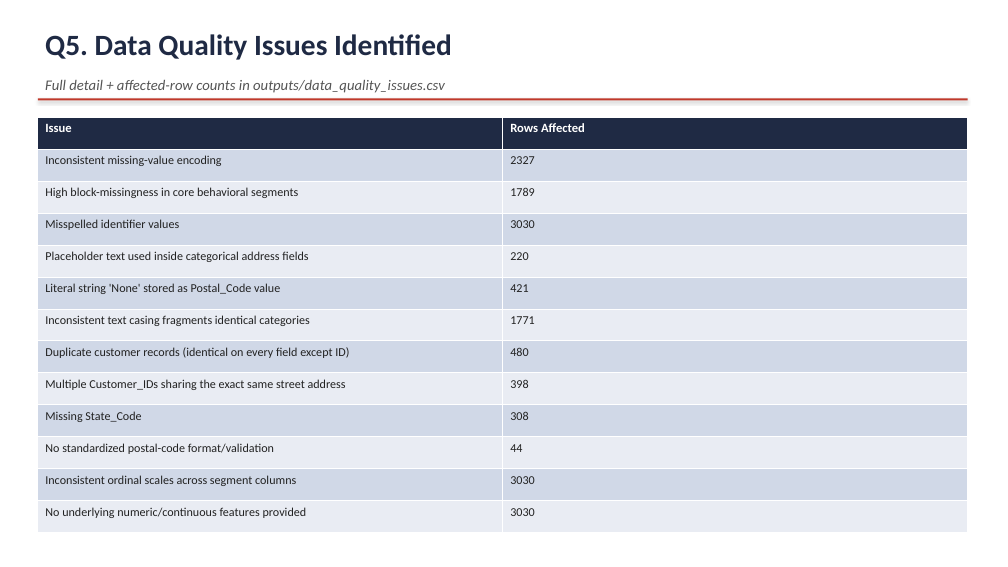
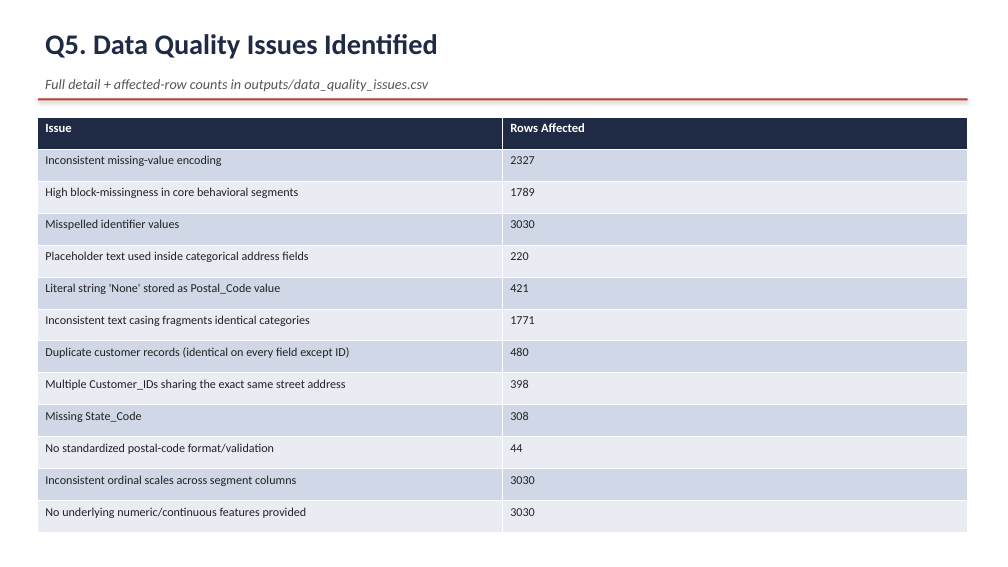
Before and after one commit to chirayum64/assignment, a slide deck: slide 10 of Venture_Creed_Case_Study_Answers.pptx (slide 8 before the commit). Drawn at 1008x567 pixels with LibreOffice and Linux fonts; fonts in the diff are those of the drawing. Boxes give left, top, right and bottom in pixels: in the first picture for what was removed or moved away, otherwise in the second. Text is boxed around its words. In the diff, an @@ line names an element or a change of style, - is before the commit and + after.

```diff
--- a/Venture_Creed_Case_Study_Answers.pptx
+++ b/Venture_Creed_Case_Study_Answers.pptx
@@ text "Q5. Data Quality Issues Identified" at bbox=[45, 34, 438, 59]: size 28 to 27 pt @@
@@ text "Full detail + affected-row counts ..." at bbox=[45, 79, 428, 92]: size 14 to 13.5 pt @@
```
Also in this commit, not shown: 6 other slides changed, 5 slides added, 3 slides removed, 4 other files.
